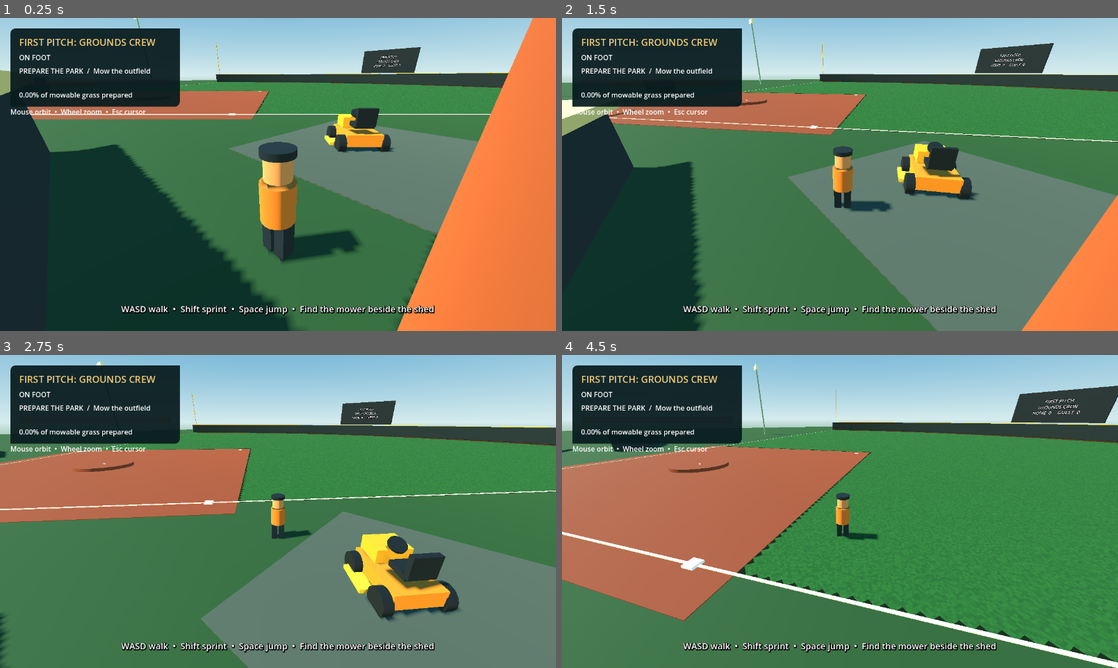
Above: before the commit, frames 1-4 (two rows, left to right).
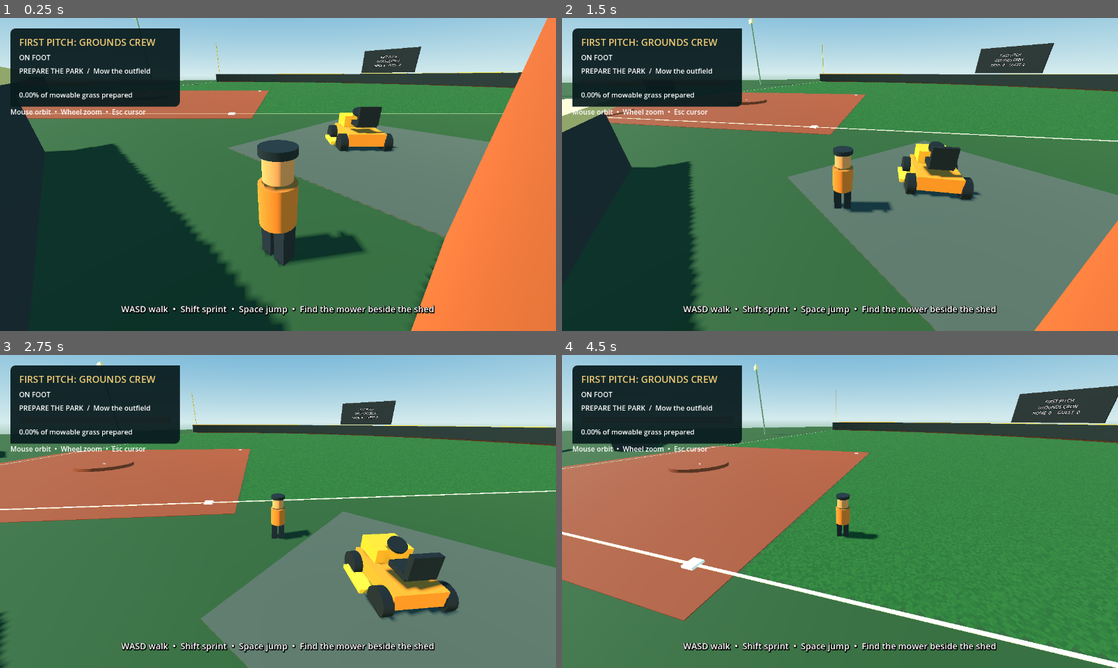
Above: after the commit, the same moments.

Repository: gutiefive/firstpitch
Game: Godot game, scene res://scenes/main/main.tscn
The game is run twice, just before and just after one commit, with the same random seed, the same clock (stepped at 60 frames per second) and the same inputs.
Inputs (mouse positions are in pixels of both pictures, inside the frame that each line leads up to):
- Up to frame 1 (0.25 s): no input
- Up to frame 2 (1.5 s): tap Enter at 0.5 s; move the mouse to (867, 174) at 0.52 s; hold E (interact) 0.53-1.28 s; hold W (forward) from 0.53 s (still down); move the mouse to (812, 174) at 1.27 s; tap Shift (sprint) at 1.35 s
- Up to frame 3 (2.75 s): keep holding W (forward); move the mouse to (289, 505) at 2.02 s; hold E (interact) from 2.03 s (still down)
- Up to frame 4 (4.5 s): keep holding W (forward); move the mouse to (834, 517) at 2.77 s; release E (interact) at 2.78 s; tap Shift (sprint) at 2.85, 4.35 s; move the mouse to (878, 514) at 3.52 s; hold E (interact) 3.53-4.28 s; move the mouse to (795, 508) at 4.27 s

The runs differ from the first frame. In frame 1, 5.6% of the frame differs, in the area x 0-99%, y 0-100%; in frame 2, 3.0%; in frame 3, 0.3%; in frame 4, 0.6%.

Commit message:
fix: remove field depth flicker and preserve visual verification

Diff:
--- a/scripts/gameplay/game.gd
+++ b/scripts/gameplay/game.gd
@@ -38,6 +38,7 @@
  pivot.add_child(boom)
  camera = Camera3D.new()
  camera.current = true
+ camera.near = 0.25
  camera.far = 400
  boom.add_child(camera)
  create_hud()
--- a/scripts/gameplay/stadium.gd
+++ b/scripts/gameplay/stadium.gd
@@ -2,11 +2,9 @@
 const G = preload("res://scripts/gameplay/geometry.gd")
 
 func _ready() -> void:
- var green := Color("367351")
  var dirt := Color("b7794c")
  G.box(self,Vector3(0,-0.3,-40),Vector3(250,0.6,250),Color("64844c"),true)
- G.sector(self,0,104,0.012,dirt)
- G.sector(self,0,99,0.018,green)
+ G.sector(self,99,104,0.06,dirt)
  # The dirt diamond has 27.43 m sides, rotated 45 degrees.
  var diamond := G.box(self,Vector3(0,0.025,-19.396),Vector3(31,0.025,31),dirt)
  diamond.rotation.y = PI/4
--- a/tests/test_visual.gd
+++ b/tests/test_visual.gd
@@ -33,6 +33,7 @@
  overview.position = Vector3(75,105,80)
  overview.look_at(Vector3(0,0,-40))
  overview.fov = 50
+ overview.near = 0.5
  overview.far = 500
  for i in range(4):
   await process_frame
Not shown, added: docs/screenshots/mowing.png.import
Binary file changed: docs/screenshots/stadium.png
Not shown, added: docs/screenshots/stadium.png.import
Not shown, changed: docs/VERIFICATION.md
